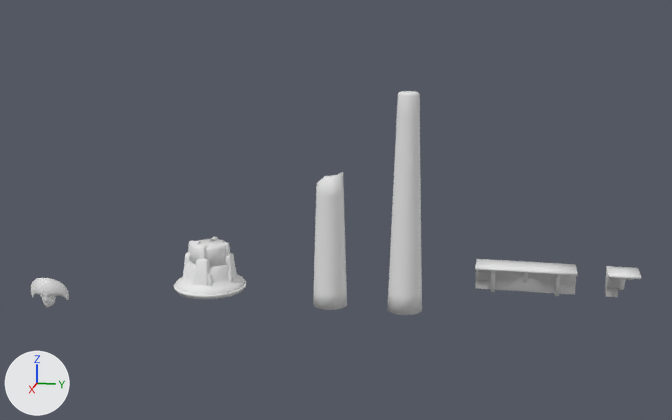
The FBX model ProjetFirstPerson/Assets/Art/3D/Fbx/Architecture/Clean/Export_Groupe_/Export_Groupe_05.fbx: old version first, new version second.
One viewpoint serves both versions: a camera (50 mm lens) standing at (47.1, 2.2, 16.5) and looking at (2.0, -6.9, 5.2). The axes (+X, +Y, +Z) are drawn at lower left. The lights are the same throughout. Where no turn or scale is listed for an object, it has been applied to the vertices.

Before the edit, the objects in view are built like this:
```python
me_circle_085 = bpy.data.meshes.new('Circle.085')
me_circle_085.from_pydata(...)  # 880 vertices, 700 faces; spans x -2.0..2.0, y -2.0..2.0, z 0.0..2.64
me_circle_085.materials.append(mat_material)  # white #e7e7e7
me_cube_395 = bpy.data.meshes.new('Cube.395')
me_cube_395.from_pydata(...)  # 480 vertices, 450 faces; spans x -0.92..0.92, y -0.92..0.92, z 0.0..11.51
me_cube_395.materials.append(mat_material)  # white #e7e7e7
me_cube_437 = bpy.data.meshes.new('Cube.437')
me_cube_437.from_pydata(...)  # 300 vertices, 291 faces; spans x -0.92..0.92, y -0.92..0.92, z 0.0..7.26
me_cube_437.materials.append(mat_material)  # white #e7e7e7
me_cube_452 = bpy.data.meshes.new('Cube.452')
me_cube_452.from_pydata(...)  # 280 vertices, 298 faces; spans x -0.26..0.29, y -1.05..1.05, z -0.67..0.93
me_cube_452.materials.append(mat_material)  # white #e7e7e7
me_cube_495 = bpy.data.meshes.new('Cube.495')
me_cube_495.from_pydata(...)  # 223 vertices, 190 faces; spans x 0.0..1.53, y -2.5..2.5, z -0.07..1.44
me_cube_495.materials.append(mat_material)  # white #e7e7e7
ob_fût_l_cassé_low = bpy.data.objects.new('Fût_L_Cassé_low', me_cube_437)
ob_fût_l_cassé_low.location = (0.43, -7.49, -0.38)
ob_fût_l_low = bpy.data.objects.new('Fût_L_low', me_cube_395)
ob_fût_l_low.location = (0.43, -3.45, -0.38)
ob_mask_01_low = bpy.data.objects.new('Mask_01_low', me_cube_452)
ob_mask_01_low.location = (5.71, -21.09, 1.04)
ob_sm_s_frontroof_5m_01_low = bpy.data.objects.new('SM_S_FrontRoof_5m_01_low', me_cube_495)
ob_sm_s_frontroof_5m_01_low.location = (0.1, 2.73, 1.09)
ob_socle_03_low = bpy.data.objects.new('Socle_03_low', me_circle_085)
ob_socle_03_low.location = (0.17, -14.32, -0.01)
# also in view: 'SM_S_CornerRoof_02_low' at (0.9, 7.5, 1.8)
```
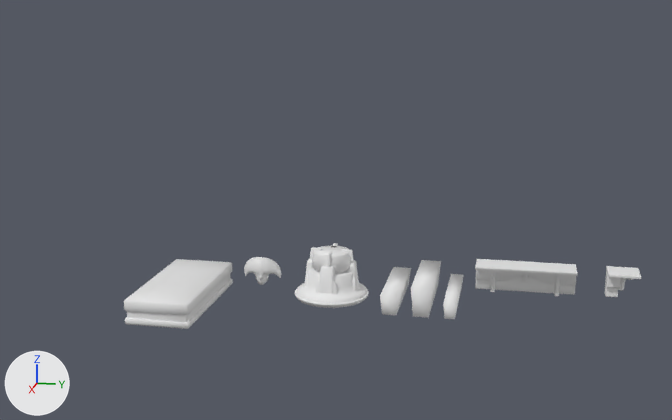
Scene script edits in JSON lines:
```json
{"op": "add", "block": "me_sphere", "code": ["me_sphere = bpy.data.meshes.new('Sphere')", "me_sphere.from_pydata(...)  # 447 vertices, 448 faces; spans x -0.52..6.87, y -1.68..1.68, z -0.86..0.43", "me_sphere.materials.append(mat_material)  # white #e7e7e7"]}
{"op": "add", "block": "me_cube_470", "code": ["me_cube_470 = bpy.data.meshes.new('Cube.470')", "me_cube_470.from_pydata([(-2.5, -0.35, 0.8), (-2.5, 0.35, 0.8), (2.5, -0.35, 0.8), (2.5, 0.35, 0.8), (-2.5, -0.24, 0.0), (-2.5, -0.26, 0.02), (-2.5, 0.26, 0.02), (-2.5, 0.24, 0.0), (2.5, -0.26, 0.02), (2.5, -0.24, 0.0), (2.5, 0.24, 0.0), (2.5, 0.26, 0.02)], [], [(8, 2, 0, 5), (10, 11, 3, 2, 8, 9), (6, 1, 3, 11), (4, 5, 0, 1, 6, 7), (3, 1, 0, 2), (10, 7, 6, 11), (4, 9, 8, 5), (7, 10, 9, 4)])", "me_cube_470.materials.append(mat_material)  # white #e7e7e7"]}
{"op": "add", "block": "me_cube_483", "code": ["me_cube_483 = bpy.data.meshes.new('Cube.483')", "me_cube_483.from_pydata([(-2.5, -0.5, 1.0), (-2.5, 0.5, 1.0), (2.5, -0.5, 1.0), (2.5, 0.5, 1.0), (-2.5, -0.34, 0.0), (-2.5, -0.37, 0.03), (-2.5, 0.37, 0.03), (-2.5, 0.34, 0.0), (2.5, -0.37, 0.03), (2.5, -0.34, 0.0), (2.5, 0.34, 0.0), (2.5, 0.37, 0.03)], [], [(8, 2, 0, 5), (10, 11, 3, 2, 8, 9), (6, 1, 3, 11), (4, 5, 0, 1, 6, 7), (3, 1, 0, 2), (10, 7, 6, 11), (4, 9, 8, 5), (7, 10, 9, 4)])", "me_cube_483.materials.append(mat_material)  # white #e7e7e7"]}
{"op": "add", "block": "me_cube_387", "code": ["me_cube_387 = bpy.data.meshes.new('Cube.387')", "me_cube_387.from_pydata([(-2.5, -0.54, 1.5), (-2.5, 0.54, 1.5), (2.5, -0.54, 1.5), (2.5, 0.54, 1.5), (-2.5, -0.37, 0.0), (-2.5, -0.4, 0.03), (-2.5, 0.4, 0.03), (-2.5, 0.37, 0.0), (2.5, -0.4, 0.03), (2.5, -0.37, 0.0), (2.5, 0.37, 0.0), (2.5, 0.4, 0.03)], [], [(8, 2, 0, 5), (10, 11, 3, 2, 8, 9), (6, 1, 3, 11), (4, 5, 0, 1, 6, 7), (3, 1, 0, 2), (10, 7, 6, 11), (4, 9, 8, 5), (7, 10, 9, 4)])", "me_cube_387.materials.append(mat_material)  # white #e7e7e7"]}
{"op": "remove", "block": "ob_fût_l_low", "code": ["ob_fût_l_low = bpy.data.objects.new('Fût_L_low', me_cube_395)", "ob_fût_l_low.location = (0.43, -3.45, -0.38)"]}
{"op": "remove", "block": "ob_fût_l_cassé_low", "code": ["ob_fût_l_cassé_low = bpy.data.objects.new('Fût_L_Cassé_low', me_cube_437)", "ob_fût_l_cassé_low.location = (0.43, -7.49, -0.38)"]}
{"op": "set", "path": "ob_socle_03_low.location", "old": "(0.17, -14.32, -0.01)", "new": "(0.17, -7.46, -0.01)"}
{"op": "set", "path": "ob_mask_01_low.location", "old": "(5.71, -21.09, 1.04)", "new": "(0.04, -11.4, 1.04)"}
{"op": "add", "block": "ob_sm_wallornement_01_low", "code": ["ob_sm_wallornement_01_low = bpy.data.objects.new('SM_WallOrnement_01_low', me_sphere)", "ob_sm_wallornement_01_low.location = (-0.47, -15.0, 0.83)"]}
{"op": "add", "block": "ob_sm_s_linteaux_roof_01_5x5_low", "code": ["ob_sm_s_linteaux_roof_01_5x5_low = bpy.data.objects.new('SM_S_Linteaux_Roof_01_5x5_low', me_cube_470)", "ob_sm_s_linteaux_roof_01_5x5_low.location = (0.0, -0.91, 0.0)"]}
{"op": "add", "block": "ob_sm_ml_linteaux_roof_02_5x5_low", "code": ["ob_sm_ml_linteaux_roof_02_5x5_low = bpy.data.objects.new('SM_ML_Linteaux_Roof_02_5x5_low', me_cube_483)", "ob_sm_ml_linteaux_roof_02_5x5_low.location = (0.0, -3.98, 0.0)"]}
{"op": "add", "block": "ob_sm_l_linteaux_roof_03_5x5_low", "code": ["ob_sm_l_linteaux_roof_03_5x5_low = bpy.data.objects.new('SM_L_Linteaux_Roof_03_5x5_low', me_cube_387)", "ob_sm_l_linteaux_roof_03_5x5_low.location = (0.0, -2.37, 0.0)"]}
```

Changed parts and their boxes (x1, y1, x2, y2) in the pictures (672 x 420 px):
```json
{"object": "Socle_03_low", "change": "moved", "before": [174, 237, 246, 299], "after": [295, 243, 369, 308]}
{"object": "Fût_L_low", "change": "deleted", "before": [387, 91, 422, 315]}
{"object": "SM_WallOrnement_01_low", "change": "added", "after": [124, 259, 233, 329]}
{"object": "Fût_L_Cassé_low", "change": "deleted", "before": [313, 172, 347, 310]}
{"object": "Mask_01_low", "change": "moved", "before": [31, 278, 69, 307], "after": [244, 257, 281, 285]}
{"object": "SM_L_Linteaux_Roof_03_5x5_low", "change": "added", "after": [411, 260, 441, 318]}
{"object": "SM_ML_Linteaux_Roof_02_5x5_low", "change": "added", "after": [380, 267, 411, 315]}
{"object": "SM_S_Linteaux_Roof_01_5x5_low", "change": "added", "after": [443, 274, 464, 319]}
```
